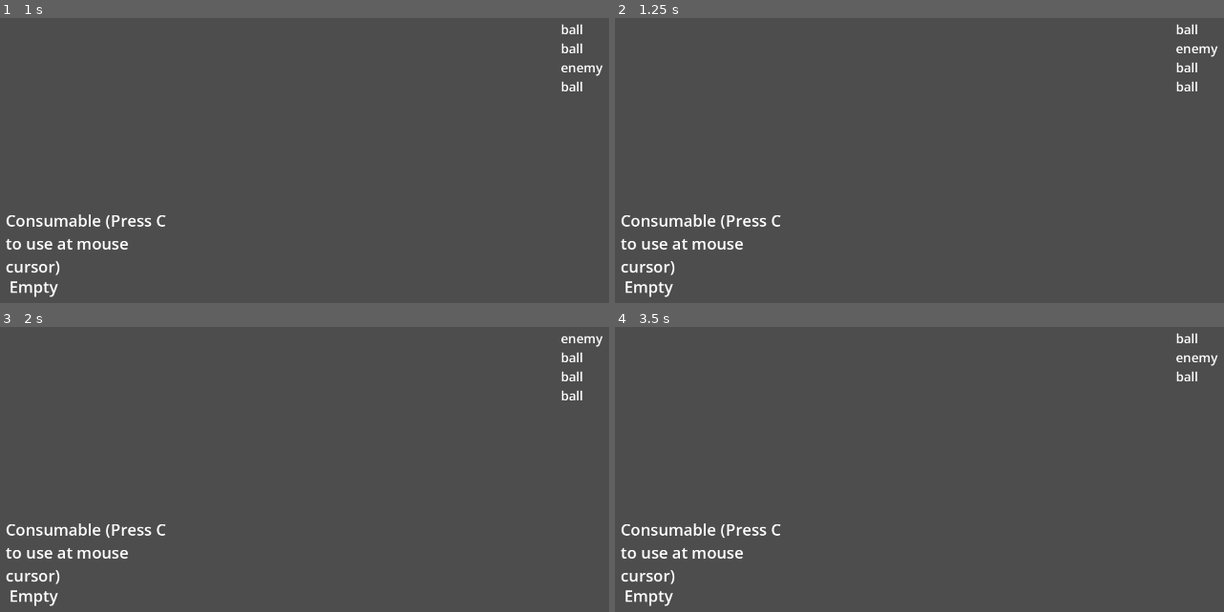
Above: before the commit, frames 1-4 (two rows, left to right).
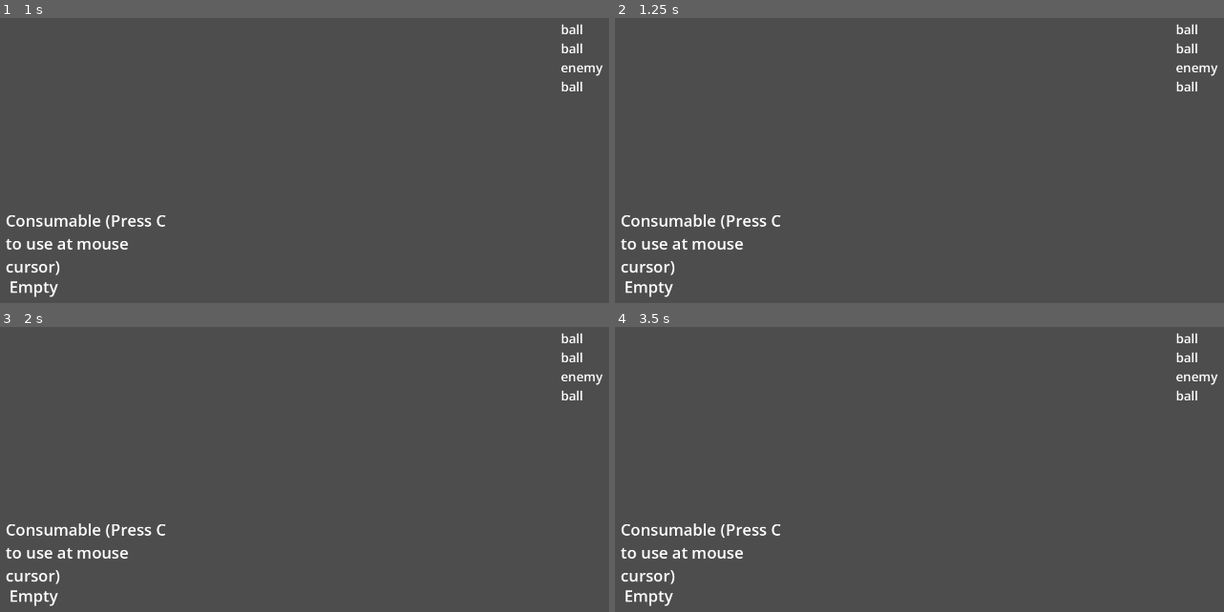
Above: after the commit, the same moments.

Repository: zunda-arrow/suika-game-2
Game: Godot game, scene res://game/Game.tscn
Two runs of this game, one before a commit and one after it. Both use one fixed random seed, a clock stepped at 60 frames per second and the inputs below. The project has no main scene, so this scene is started directly.
Inputs (mouse positions are in pixels of both pictures, inside the frame that each line leads up to):
- Up to frame 1 (1 s): tap C at 0.5 s; move the mouse to (542, 143) at 0.52 s; press the mouse at (542, 143) at 0.53 s
- Up to frame 2 (1.25 s): no input
- Up to frame 3 (2 s): tap C at 1.25 s; move the mouse to (225, 495) at 1.27 s; release the mouse at (225, 495) at 1.28 s; click (225, 495) at 1.35 s
- Up to frame 4 (3.5 s): tap C at 2, 2.75 s; move the mouse to (1065, 378) at 2.02 s; press the mouse at (1065, 378) at 2.03 s; move the mouse to (949, 557) at 2.77 s; release the mouse at (949, 557) at 2.78 s; click (949, 557) at 2.85 s

Frame 1 is identical in both runs. In frame 2, 0.2% of the frame differs, in the area x 92-99%, y 8-21%; in frame 3, 0.2%; in frame 4, 0.3%, in the area x 92-99%, y 8-26%.

Commit message:
fix turn queue bug

Diff:
--- a/game/game.gd
+++ b/game/game.gd
@@ -17,6 +17,8 @@
 func _input(event: InputEvent) -> void:
 	if event.is_action_pressed("Click"):
 		if turn_queue[0] != EnemyQueueOptions.Player:
+			return
+		if not waiting_for_turn_to_end:
 			return
 
 		waiting_for_turn_to_end = true
